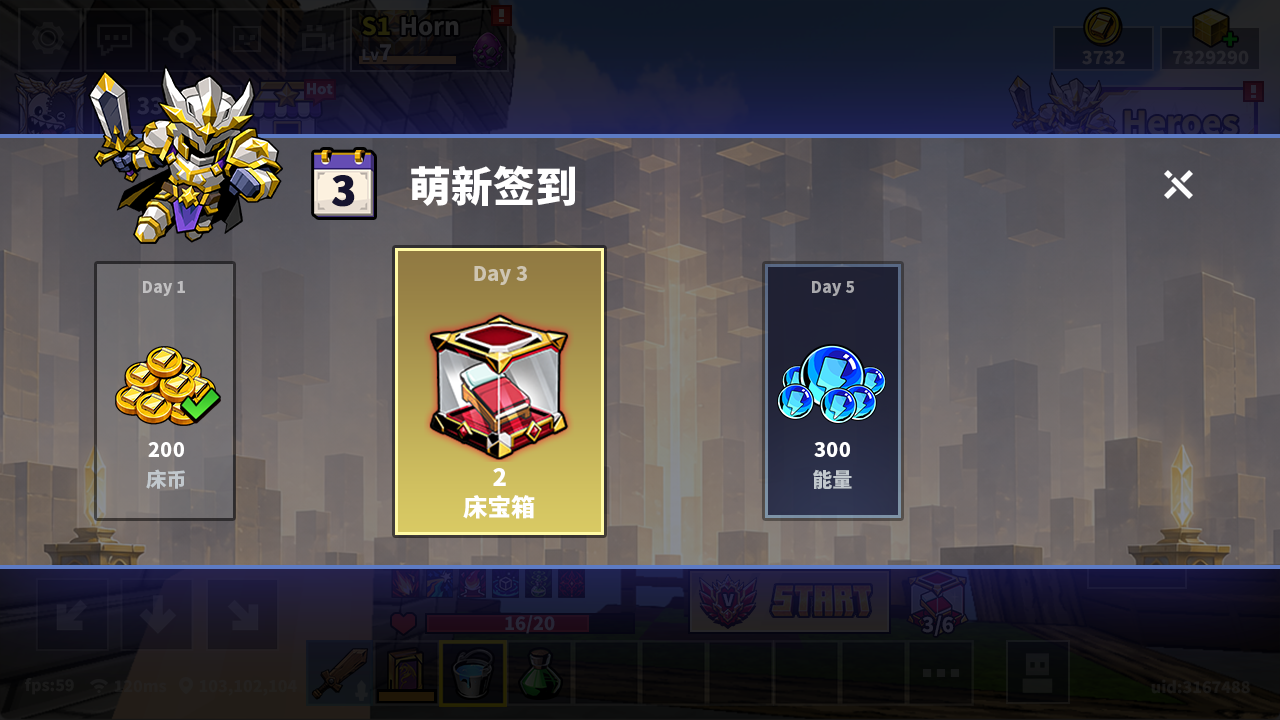
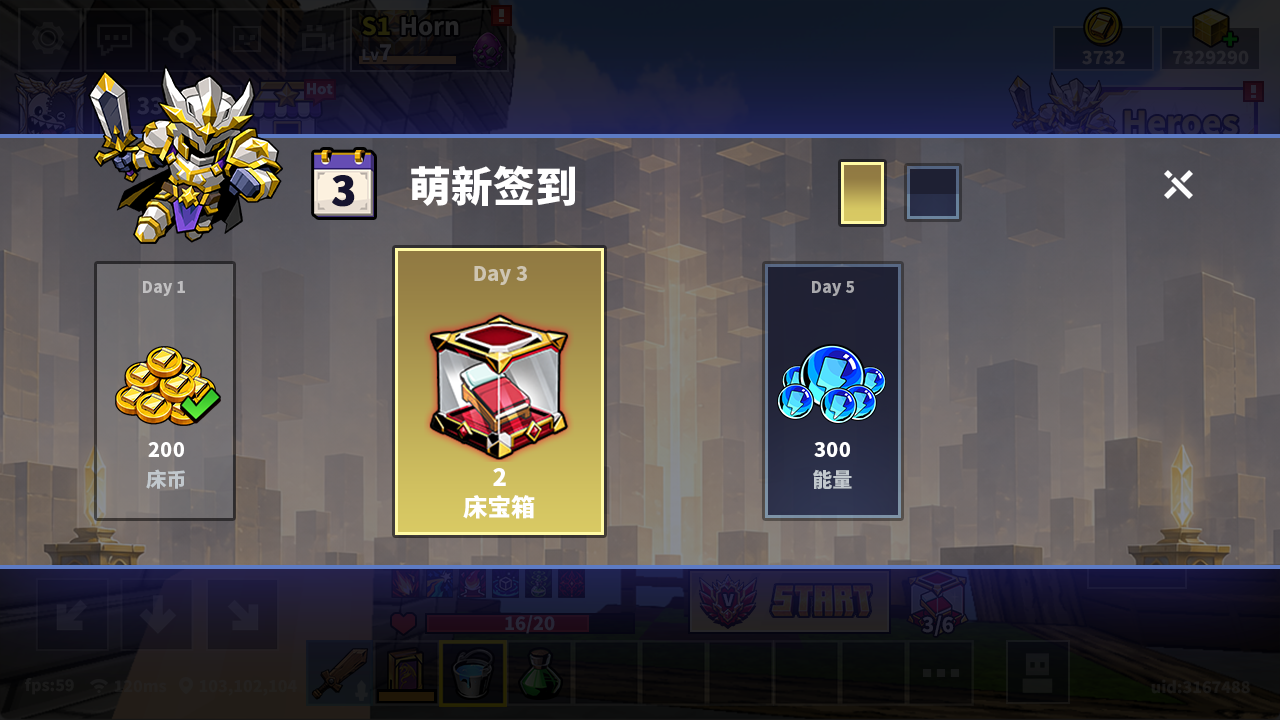
Layers edited between the first and the second 1280×720 image:
added group "9" with 2 layers above "root" over [838, 159, 962, 227]
added layer "黄色底" (1st of 2, in "9") in group "9" over [838, 159, 887, 227]
added layer "蓝色底" (1st of 2, in "9") in group "9" over [904, 163, 962, 222]